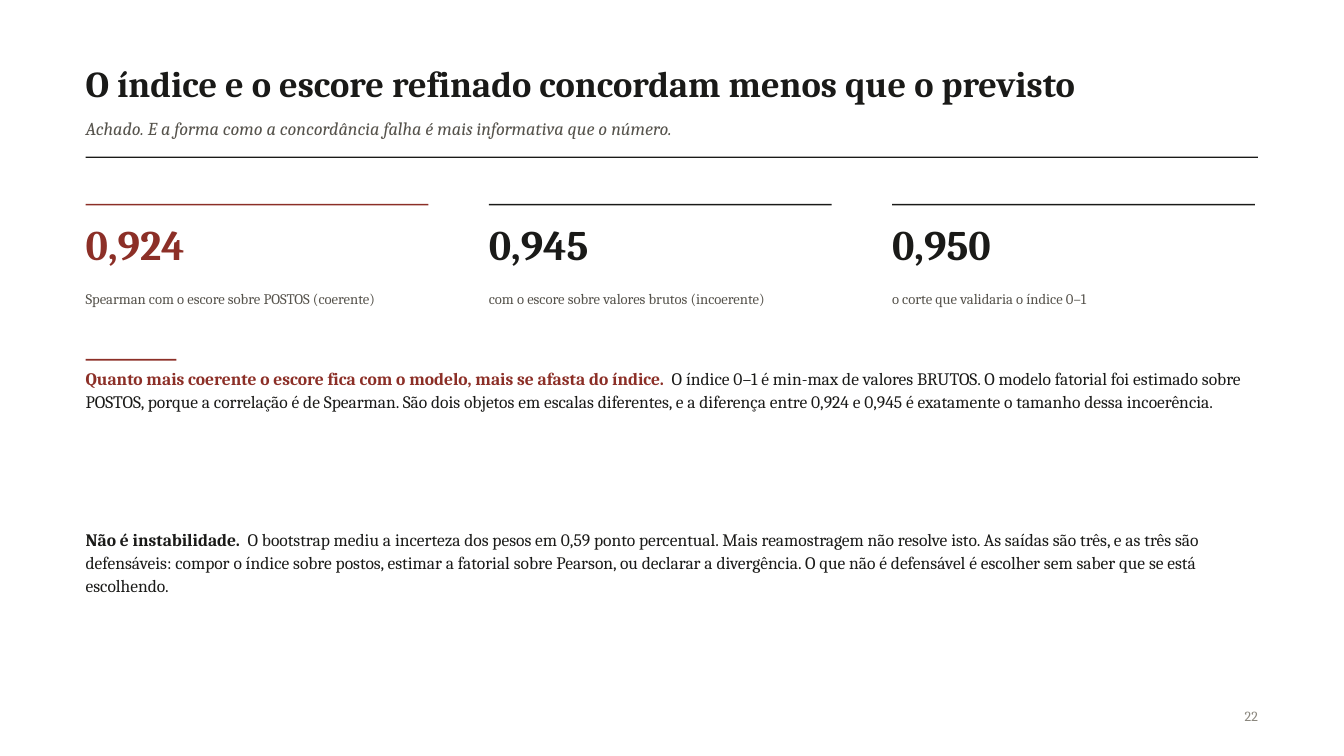
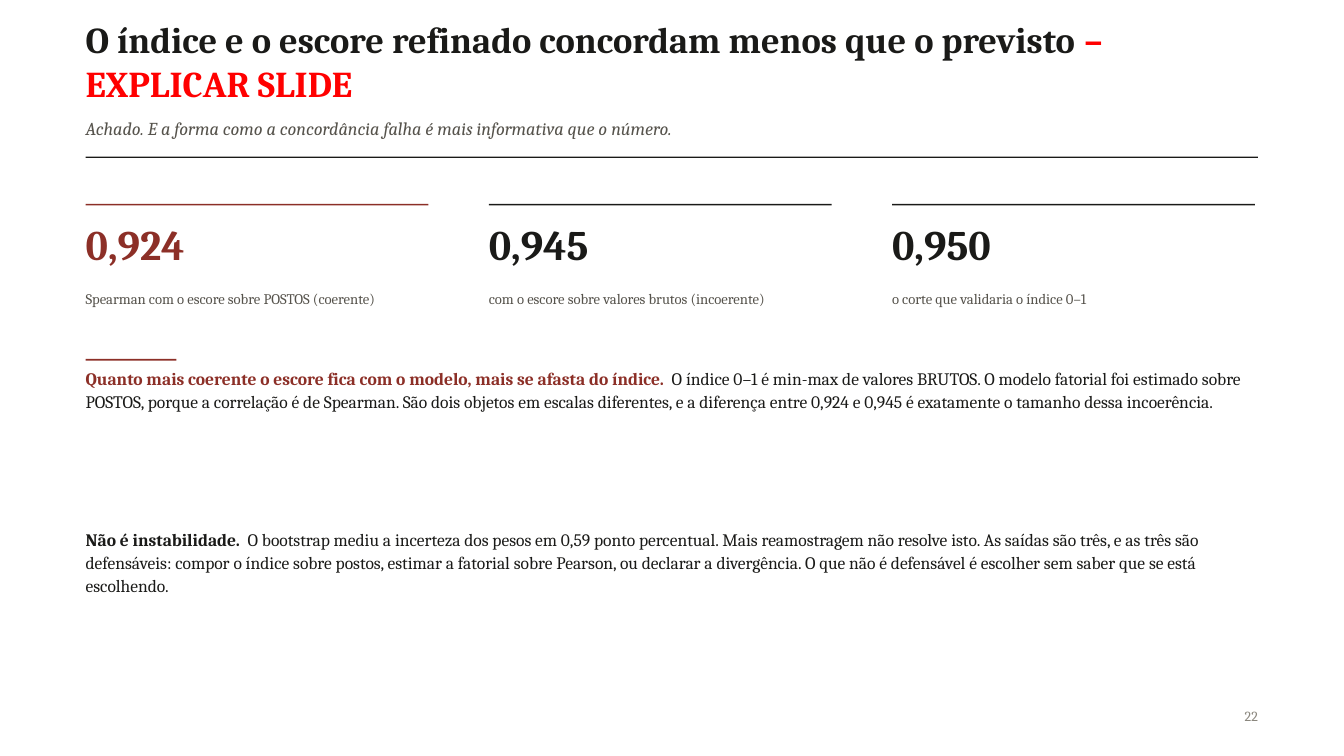
Before and after one commit to pedrinndias/Projeto_IVS_Censo, a slide deck: slide 22 of docs/Apresentacoes_IVS/Analise_Fatorial_NB04_2026-09.pptx. Drawn at 1344x756 pixels with LibreOffice and Linux fonts; fonts in the diff are those of the drawing. Boxes give left, top, right and bottom in pixels: in the first picture for what was removed or moved away, otherwise in the second. Text is boxed around its words. In the diff, an @@ line names an element or a change of style, - is before the commit and + after.

```diff
--- a/docs/Apresentacoes_IVS/Analise_Fatorial_NB04_2026-09.pptx
+++ b/docs/Apresentacoes_IVS/Analise_Fatorial_NB04_2026-09.pptx
@@ text at (86,27,1075,98): text changed @@
-O índice e o escore refinado concordam menos que o previsto
+O índice e o escore refinado concordam menos que o previsto – EXPLICAR SLIDE
```
Also in this commit, not shown: 30 other slides changed, 51 slides added, 1 slide removed.
